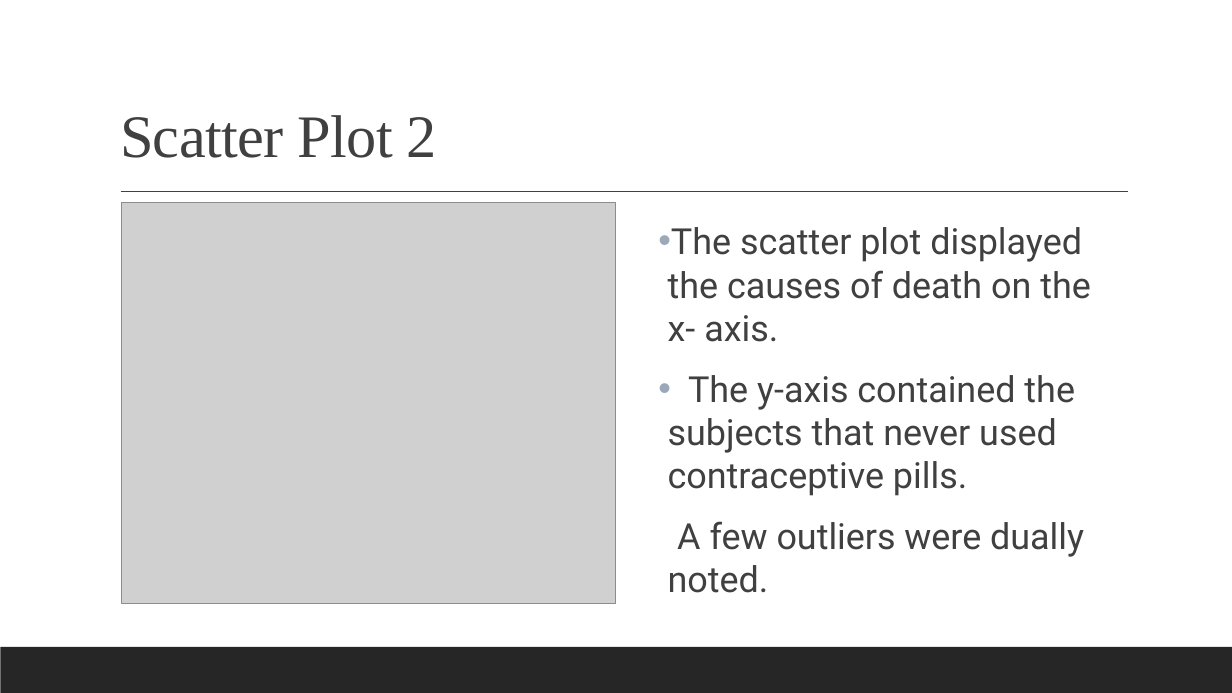
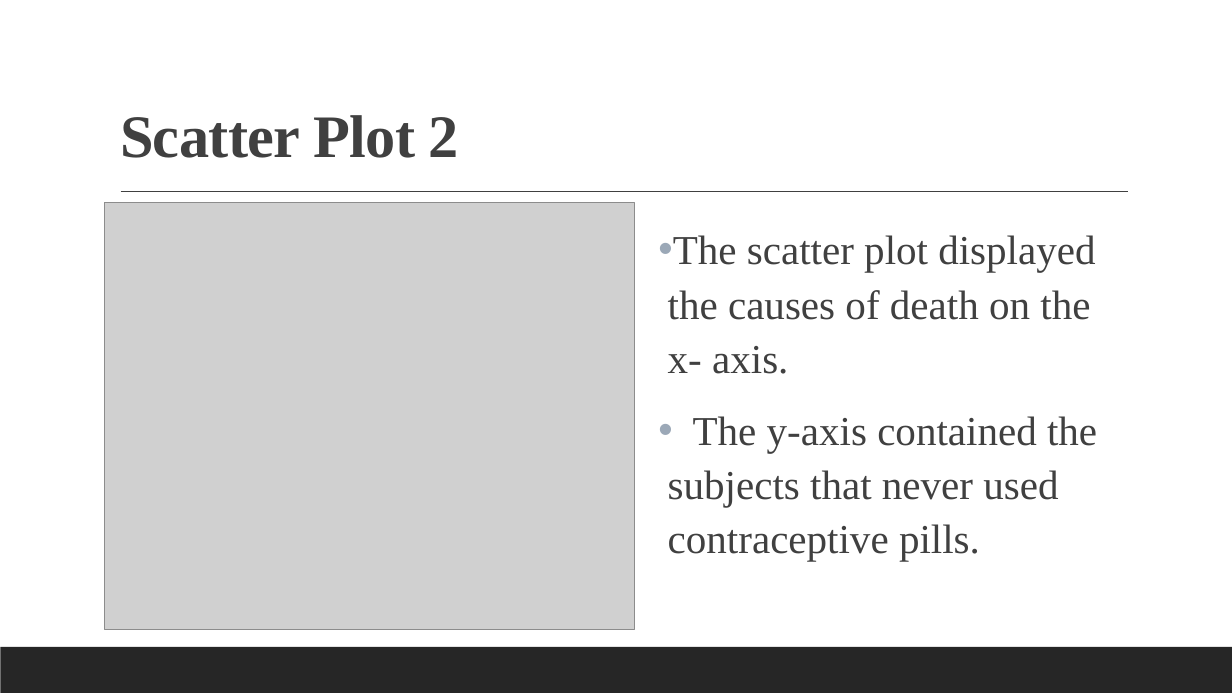
Before and after one commit to Ambitious12019/L.-Ash-Data-Scientist-Portfolio, a slide deck: slide 10 of Ash. LaChandra_DSC530_Final Project.pptx (slide 8 before the commit). Drawn at 1232x693 pixels with LibreOffice and Linux fonts; fonts in the diff are those of the drawing; grey boxes stand for pictures. Boxes give left, top, right and bottom in pixels: in the first picture for what was removed or moved away, otherwise in the second. Text is boxed around its words. In the diff, an @@ line names an element or a change of style, - is before the commit and + after.

```diff
--- a/Ash. LaChandra_DSC530_Final Project.pptx
+++ b/Ash. LaChandra_DSC530_Final Project.pptx
@@ title "Scatter Plot 2" at [120,115,459,158]: bold on @@
@@ picture: place and size @@
-picture at [121,203,616,604]
+picture at [104,203,634,630]
@@ text "The scatter plot displayed the ..." at [668,235,1097,561]: size 28 to 32 pt, font Roboto to Times New Roman; line spacing 1 to 1.1 @@
@@ text at [668,521,1084,593]: paragraph removed @@
-  A few outliers were dually noted.
```
Also in this commit, not shown: 5 other slides changed, 4 slides added, 1 other file.
